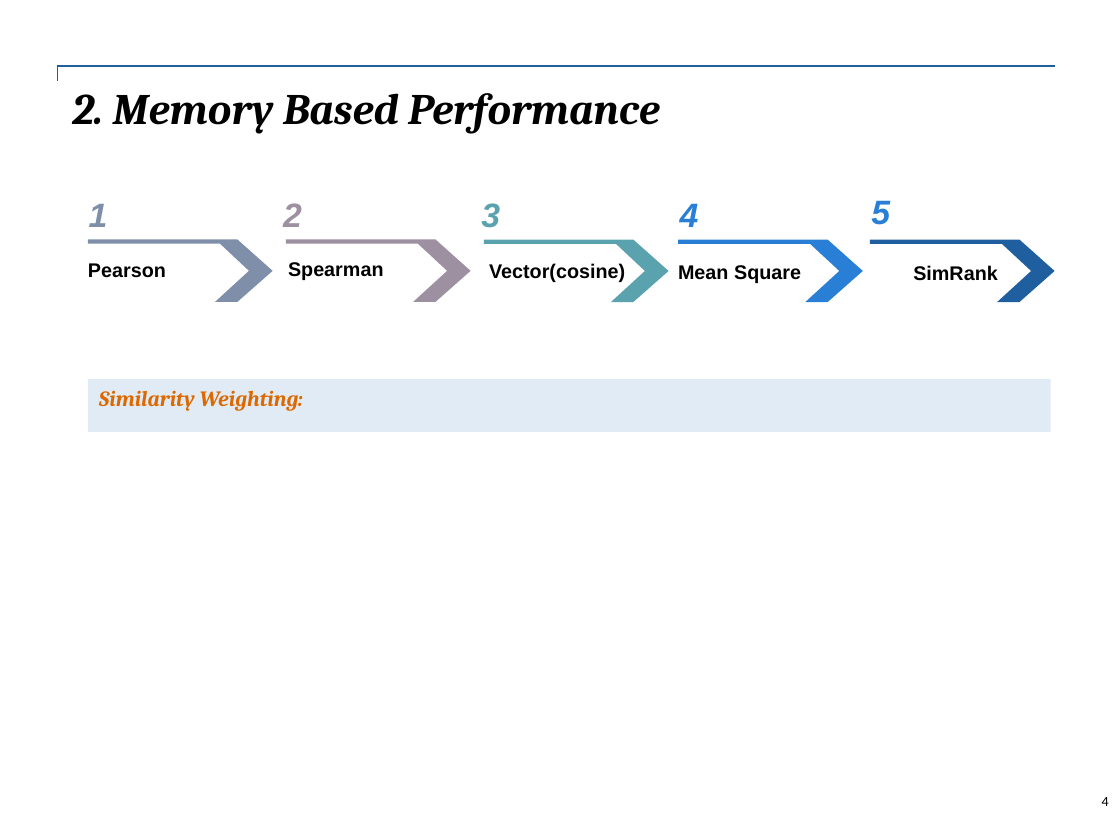
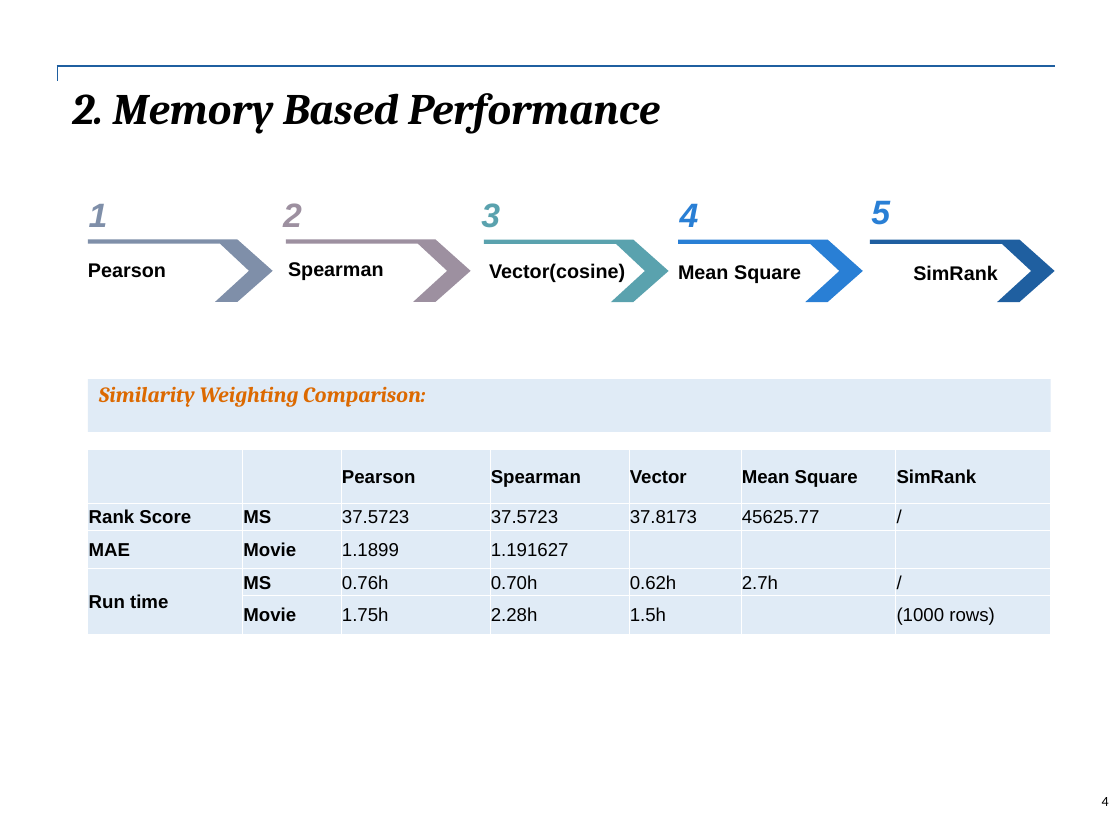
Before and after one commit to GU4243-ADS/project-3-algorithms-project-4-algorithms-group-4, a slide deck: slide 4 of doc/Project3_Group 6.pptx. Drawn at 1120x840 pixels with LibreOffice and Linux fonts; fonts in the diff are those of the drawing. Boxes give left, top, right and bottom in pixels: in the first picture for what was removed or moved away, otherwise in the second. Text is boxed around its words. In the diff, an @@ line names an element or a change of style, - is before the commit and + after.

Commit message:
small edits

```diff
--- a/doc/Project3_Group 6.pptx
+++ b/doc/Project3_Group 6.pptx
@@ rectangle "Similarity Weighting Comparison:" at [88, 379, 1052, 431]: vertical alignment top to middle @@
@@ text in rectangle at [99, 386, 425, 407]: text changed @@
-Similarity Weighting:
+Similarity Weighting Comparison:
@@ table added at [88, 450, 1051, 635], 5 rows, 7 columns @@
+ |  | Pearson | Spearman | Vector | Mean Square | SimRank
+Rank Score | MS | 37.5723 | 37.5723 | 37.8173 | 45625.77 | /
+MAE | Movie | 1.1899 | 1.191627 |  |  | 
+Run time | MS | 0.76h | 0.70h | 0.62h | 2.7h | /
+ | Movie | 1.75h | 2.28h | 1.5h |  | (1000 rows)
```
